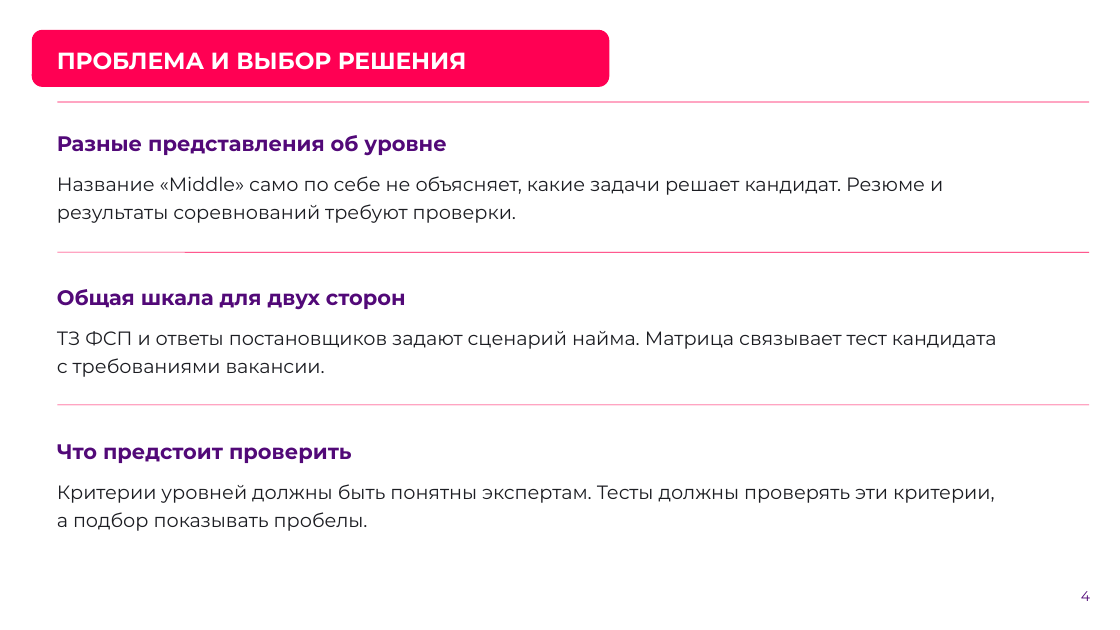
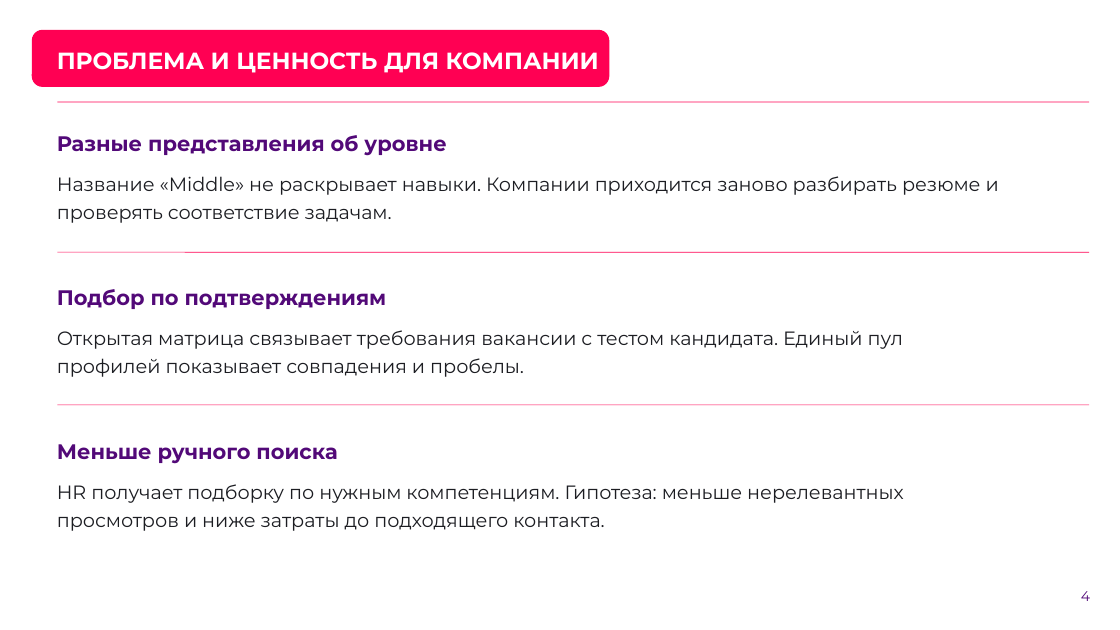
Before and after one commit to Headmast/FSP, a slide deck: slide 4 of doc/presentation/trudyazhki-fsp.pptx. Drawn at 1120x630 pixels with LibreOffice and Linux fonts; fonts in the diff are those of the drawing; background and template pictures are left out. Boxes give left, top, right and bottom in pixels: in the first picture for what was removed or moved away, otherwise in the second. Text is boxed around its words. In the diff, an @@ line names an element or a change of style, - is before the commit and + after.

```diff
--- a/doc/presentation/trudyazhki-fsp.pptx
+++ b/doc/presentation/trudyazhki-fsp.pptx
@@ text at (57,52,599,73): text changed @@
-ПРОБЛЕМА И ВЫБОР РЕШЕНИЯ
+ПРОБЛЕМА И ЦЕННОСТЬ ДЛЯ КОМПАНИИ
@@ text at (57,176,999,223): text changed @@
-Название «Middle» само по себе не объясняет, какие задачи решает кандидат. Резюме и результаты соревнований требуют проверки.
+Название «Middle» не раскрывает навыки. Компании приходится заново разбирать резюме и проверять соответствие задачам.
@@ text at (57,289,387,309): text changed @@
-Общая шкала для двух сторон
+Подбор по подтверждениям
@@ text at (57,330,903,377): text changed @@
-ТЗ ФСП и ответы постановщиков задают сценарий найма. Матрица связывает тест кандидата с требованиями вакансии.
+Открытая матрица связывает требования вакансии с тестом кандидата. Единый пул профилей показывает совпадения и пробелы.
@@ text at (57,444,337,464): text changed @@
-Что предстоит проверить
+Меньше ручного поиска
@@ text at (57,484,904,531): text changed @@
-Критерии уровней должны быть понятны экспертам. Тесты должны проверять эти критерии, а подбор показывать пробелы.
+HR получает подборку по нужным компетенциям. Гипотеза: меньше нерелевантных просмотров и ниже затраты до подходящего контакта.
```
Also in this commit, not shown: 5 other slides changed, 2 slides added, 2 slides removed, 7 other files.
